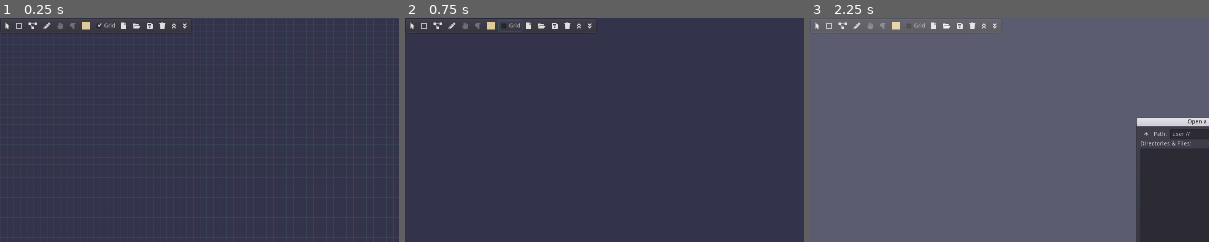
Above: before the commit, frames 1-3 (left to right).
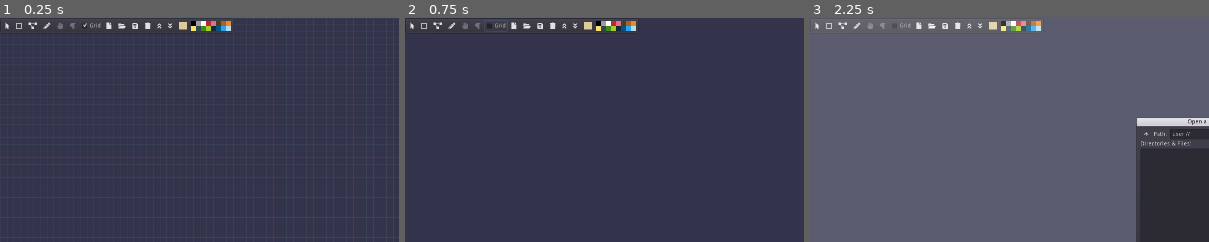
Above: after the commit, the same moments.

Repository: tangentstorm/fnarbmlyx
Game: Godot game, scene res://gslib/GsApp.tscn
Same seed, same stepped clock (60 frames per second), same inputs: the game is played once before the commit and once after it.
Inputs:
- Up to frame 1 (0.25 s): no input
- Up to frame 2 (0.75 s): click "Grid" at 0.5 s
- Up to frame 3 (2.25 s): click "" at 1.25 s; click "" at 2 s
The pictures show only the part of the screen within x 0-50%, y 0-50%; the shares and areas given below are measured in that part.

The runs differ from the first frame. In frame 1, 0.9% of the frame differs, in the area x 20-58%, y 1-6%; in frame 2, 1.0%, in the area x 19-58%, y 0-7%; in frame 3, 0.8%.

Commit message:
GsIndexedImage as palette widget

Diff:
--- a/gslib/GsApp.gd
+++ b/gslib/GsApp.gd
@@ -33,7 +33,7 @@
 		var s = $selection; s.visible = true
 		var padding = SELECTANGLE_PADDING if nodes.size() > 1 else Vector2.ZERO
 		s.rect_position = xy0 - padding; s.rect_size = (xy1 - xy0) + 2 * padding
-		self.current_fill_color = fill
+		_set_fill_color(fill, true, false)
 
 func _input(e):
 	if e is InputEventMouse and not ignore_mouse:
@@ -89,16 +89,16 @@
 			c.queue_free()
 	$selection.visible = false
 
-func _set_fill_color(v):
+func _set_fill_color(v, tell_ui=true, paint_selection=true):
 	current_fill_color = v
 	if is_inside_tree():
-		$toolbar/hbox/color.color = v
+		if tell_ui: $toolbar/hbox/color.color = v
+		if paint_selection:
+			for c in selection:
+				if c is GsNode: c.fill_color = v
 
 func _on_color_color_changed(color):
-	current_fill_color = color
-	for c in $sketch.get_children():
-		if c is GsBase and c.selected:
-			c.fill_color = color
+	_set_fill_color(color, false)
 
 func _on_color_pressed():
 	ignore_mouse += 1
@@ -119,3 +119,6 @@
 		var c : Control = ch[i]
 		if c is GsBase and c.selected:
 			$sketch.move_child(c, 0)
+
+func _on_palette_clicked(node, x, y, i, color):
+	_set_fill_color(color)
--- a/gslib/GsApp.tscn
+++ b/gslib/GsApp.tscn
@@ -14,6 +14,7 @@
 [ext_resource path="res://fonts/fa-solid-font.tres" type="DynamicFont" id=12]
 [ext_resource path="res://gslib/tools/GsSelectionDragHelper.gd" type="Script" id=13]
 [ext_resource path="res://gslib/tools/GsEdgeTool.gd" type="Script" id=14]
+[ext_resource path="res://gslib/GsIndexedImage.gd" type="Script" id=15]
 
 [sub_resource type="ButtonGroup" id=1]
 
@@ -205,7 +206,7 @@
 [node name="hbox" type="HBoxContainer" parent="toolbar"]
 margin_left = 7.0
 margin_top = 7.0
-margin_right = 455.0
+margin_right = 555.0
 margin_bottom = 31.0
 __meta__ = {
 "_edit_use_anchors_": false
@@ -285,9 +286,72 @@
 "_edit_use_anchors_": false
 }
 
+[node name="grid" type="CheckBox" parent="toolbar/hbox"]
+margin_left = 184.0
+margin_right = 239.0
+margin_bottom = 24.0
+pressed = true
+text = "Grid"
+__meta__ = {
+"_edit_use_anchors_": false
+}
+
+[node name="clear" type="Button" parent="toolbar/hbox"]
+margin_left = 243.0
+margin_right = 267.0
+margin_bottom = 24.0
+custom_fonts/font = ExtResource( 12 )
+text = ""
+flat = true
+
+[node name="load" type="Button" parent="toolbar/hbox"]
+margin_left = 271.0
+margin_right = 301.0
+margin_bottom = 24.0
+hint_tooltip = "Load"
+custom_fonts/font = ExtResource( 12 )
+text = ""
+flat = true
+
+[node name="save" type="Button" parent="toolbar/hbox"]
+margin_left = 305.0
+margin_right = 331.0
+margin_bottom = 24.0
+hint_tooltip = "Save"
+custom_fonts/font = ExtResource( 12 )
+text = ""
+flat = true
+
+[node name="delete" type="Button" parent="toolbar/hbox"]
+margin_left = 335.0
+margin_right = 361.0
+margin_bottom = 24.0
+hint_tooltip = "delete"
+custom_fonts/font = ExtResource( 12 )
+text = ""
+flat = true
+
+[node name="to_front" type="Button" parent="toolbar/hbox"]
+margin_left = 365.0
+margin_right = 387.0
+margin_bottom = 24.0
+hint_tooltip = "move to front"
+custom_fonts/font = ExtResource( 12 )
+text = ""
+flat = true
+
+[node name="to_back" type="Button" parent="toolbar/hbox"]
+margin_left = 391.0
+margin_right = 413.0
+margin_bottom = 24.0
+hint_tooltip = "move to back"
+custom_fonts/font = ExtResource( 12 )
+text = ""
+flat = true
+
 [node name="color" type="ColorPickerButton" parent="toolbar/hbox"]
-margin_left = 184.0
-margin_right = 215.0
+margin_left = 417.0
+margin_right = 448.0
 margin_bottom = 24.0
 hint_tooltip = "Fill  Color"
 size_flags_horizontal = 0
@@ -295,68 +359,17 @@
 flat = true
 color = Color( 0.866667, 0.8, 0.6, 1 )
 
-[node name="grid" type="CheckBox" parent="toolbar/hbox"]
-margin_left = 219.0
-margin_right = 274.0
-margin_bottom = 24.0
-pressed = true
-text = "Grid"
-__meta__ = {
-"_edit_use_anchors_": false
-}
-
-[node name="clear" type="Button" parent="toolbar/hbox"]
-margin_left = 278.0
-margin_right = 302.0
-margin_bottom = 24.0
-custom_fonts/font = ExtResource( 12 )
-text = ""
-flat = true
-
-[node name="load" type="Button" parent="toolbar/hbox"]
-margin_left = 306.0
-margin_right = 336.0
-margin_bottom = 24.0
-hint_tooltip = "Load"
-custom_fonts/font = ExtResource( 12 )
-text = ""
-flat = true
-
-[node name="save" type="Button" parent="toolbar/hbox"]
-margin_left = 340.0
-margin_right = 366.0
-margin_bottom = 24.0
-hint_tooltip = "Save"
-custom_fonts/font = ExtResource( 12 )
-text = ""
-flat = true
-
-[node name="delete" type="Button" parent="toolbar/hbox"]
-margin_left = 370.0
-margin_right = 396.0
-margin_bottom = 24.0
-hint_tooltip = "delete"
-custom_fonts/font = ExtResource( 12 )
-text = ""
-flat = true
-
-[node name="to_front" type="Button" parent="toolbar/hbox"]
-margin_left = 400.0
-margin_right = 422.0
-margin_bottom = 24.0
-hint_tooltip = "move to front"
-custom_fonts/font = ExtResource( 12 )
-text = ""
-flat = true
-
-[node name="to_back" type="Button" parent="toolbar/hbox"]
-margin_left = 426.0
-margin_right = 448.0
-margin_bottom = 24.0
-hint_tooltip = "move to back"
-custom_fonts/font = ExtResource( 12 )
-text = ""
-flat = true
+[node name="palette" type="Control" parent="toolbar/hbox"]
+margin_left = 452.0
+margin_right = 548.0
+margin_bottom = 24.0
+rect_min_size = Vector2( 96, 24 )
+script = ExtResource( 15 )
+__meta__ = {
+"_edit_use_anchors_": false
+}
+cell_size = Vector2( 12, 12 )
+data = PoolByteArray( 0, 1, 2, 3, 4, 5, 6, 7, 8, 9, 10, 11, 12, 13, 14, 15 )
 
 [node name="fog" type="ColorRect" parent="."]
 visible = false
@@ -385,9 +398,6 @@
 "_edit_use_anchors_": false
 }
 
-[connection signal="color_changed" from="toolbar/hbox/color" to="." method="_on_color_color_changed"]
-[connection signal="popup_closed" from="toolbar/hbox/color" to="." method="_on_color_popup_closed"]
-[connection signal="pressed" from="toolbar/hbox/color" to="." method="_on_color_pressed"]
 [connection signal="toggled" from="toolbar/hbox/grid" to="grid" method="_on_grid_toggled"]
 [connection signal="pressed" from="toolbar/hbox/clear" to="." method="_on_clear_pressed"]
 [connection signal="pressed" from="toolbar/hbox/load" to="." method="_on_load_pressed"]
@@ -395,6 +405,10 @@
 [connection signal="pressed" from="toolbar/hbox/delete" to="." method="_on_delete_pressed"]
 [connection signal="pressed" from="toolbar/hbox/to_front" to="." method="_on_to_front_pressed"]
 [connection signal="pressed" from="toolbar/hbox/to_back" to="." method="_on_to_back_pressed"]
+[connection signal="color_changed" from="toolbar/hbox/color" to="." method="_on_color_color_changed"]
+[connection signal="popup_closed" from="toolbar/hbox/color" to="." method="_on_color_popup_closed"]
+[connection signal="pressed" from="toolbar/hbox/color" to="." method="_on_color_pressed"]
+[connection signal="clicked" from="toolbar/hbox/palette" to="." method="_on_palette_clicked"]
 [connection signal="about_to_show" from="FileDialog" to="." method="_on_FileDialog_about_to_show"]
 [connection signal="confirmed" from="FileDialog" to="." method="_on_FileDialog_confirmed"]
 [connection signal="file_selected" from="FileDialog" to="." method="_on_FileDialog_file_selected"]
--- /dev/null
+++ b/gslib/GsIndexedImage.gd
@@ -0,0 +1,49 @@
+tool class_name GsIndexedImage extends Control
+func get_class_name(): return 'GsIndexedImage'
+
+signal clicked(node,x,y,i,color)
+
+export var shape : Vector2 = Vector2(8,2) setget _set_shape
+export var cell_size : Vector2 = Vector2(16, 16) setget _set_cell_size
+export (Array, Color) var palette = GsPalette.arne setget _set_palette
+export var data : PoolByteArray setget _set_data
+
+func _set_shape(v):
+	shape = v; _rebuild()
+
+func _set_cell_size(v):
+	cell_size = v; _rebuild()
+
+func _set_palette(v):
+	data = v; _rebuild()
+
+func _set_data(v):
+	data = v; _rebuild()
+
+func _ready():
+	_rebuild()
+
+func _rebuild():
+	rect_min_size = cell_size * shape
+	data = PoolByteArray()
+	for i in range(len(palette)):
+		data.append(i)
+	update()
+
+func _draw():
+	var i = 0
+	for row in range(shape.y):
+		var offset = row * shape.x
+		var xy = Vector2(0, row * cell_size.y)
+		for x in range(shape.x):
+			draw_rect(Rect2(xy, cell_size), palette[data[i]])
+			xy.x += cell_size.x; i += 1
+
+func _gui_input(e):
+	if e is InputEventMouseButton:
+		if e.pressed:
+			var y = int(floor(e.position.y / cell_size.y))
+			var x = int(floor(e.position.x / cell_size.x))
+			var i = data[y * shape.x + x]
+			var c:Color = palette[i]
+			emit_signal("clicked", self, x, y, i, c)
--- /dev/null
+++ b/gslib/GsPalette.gd
@@ -0,0 +1,20 @@
+class_name GsPalette extends Object
+
+# dawnbringer palette https://pixeljoint.com/forum/forum_posts.asp?TID=12795
+const dawnbringer = [
+	Color(0x140c1cff),Color(0x442434ff),Color(0x30346dff),Color(0x4e4a4eff),
+	Color(0x854c30ff),Color(0x346524ff),Color(0xd04648ff),Color(0x757161ff),
+	Color(0x597dceff),Color(0xd27d2cff),Color(0x8595a1ff),Color(0x6daa2cff),
+	Color(0xd2aa99ff),Color(0x6dc2caff),Color(0xdad45eff),Color(0xdeeed6ff)]
+
+const arne = [
+	Color(0x000000ff),Color(0x9D9D9Dff),Color(0xFFFFFFff),Color(0xBE2633ff),
+	Color(0xE06F8Bff),Color(0x493C2Bff),Color(0xA46422ff),Color(0xEB8931ff),
+	Color(0xF7E26Bff),Color(0x2F484Eff),Color(0x44891Aff),Color(0xA3CE27ff),
+	Color(0x1B2632ff),Color(0x005784ff),Color(0x31A2F2ff),Color(0xB2DCEFff)]
+
+const pico = [
+	Color(0x000000ff),Color(0x1D2B53ff),Color(0x7E2553ff),Color(0x008751ff),
+	Color(0xAB5236ff),Color(0x5F574Fff),Color(0xC2C3C7ff),Color(0xFFF1E8ff),
+	Color(0xFF004Dff),Color(0xFFA300ff),Color(0xFFEC27ff),Color(0x00E436ff),
+	Color(0x29ADFFff),Color(0x83769Cff),Color(0xFF77ABff),Color(0xFFCCAAff)]
--- a/project.godot
+++ b/project.godot
@@ -64,12 +64,17 @@
 "language": "GDScript",
 "path": "res://gslib/GsHandle.gd"
 }, {
+"base": "Control",
+"class": "GsIndexedImage",
+"language": "GDScript",
+"path": "res://gslib/GsIndexedImage.gd"
+}, {
 "base": "Label",
 "class": "GsMouse",
 "language": "GDScript",
 "path": "res://gslib/GsMouse.gd"
 }, {
-"base": "Reference",
+"base": "Node",
 "class": "GsMouseTool",
 "language": "GDScript",
 "path": "res://gslib/tools/GsMouseTool.gd"
@@ -83,6 +88,11 @@
 "class": "GsNodeTool",
 "language": "GDScript",
 "path": "res://gslib/tools/GsNodeTool.gd"
+}, {
+"base": "Object",
+"class": "GsPalette",
+"language": "GDScript",
+"path": "res://gslib/GsPalette.gd"
 }, {
 "base": "Control",
 "class": "GsSketch",
@@ -121,10 +131,12 @@
 "GsEdge": "",
 "GsEdgeTool": "",
 "GsHandle": "",
+"GsIndexedImage": "",
 "GsMouse": "",
 "GsMouseTool": "",
 "GsNode": "",
 "GsNodeTool": "",
+"GsPalette": "",
 "GsSketch": "",
 "NodeArray": "",
 "Palettes": "",
Not shown: 1 places in gslib/GsApp.tscn that only renumber resources
